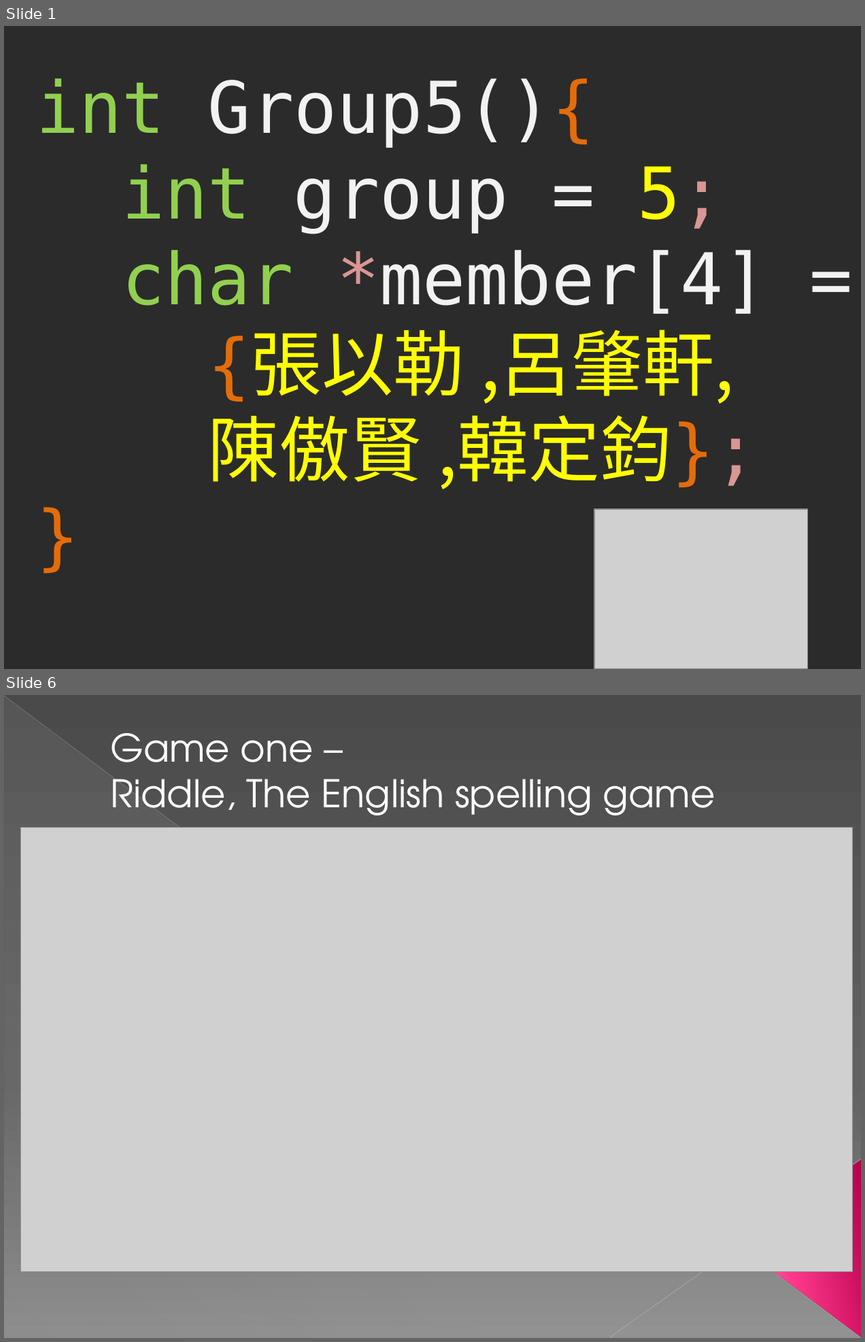
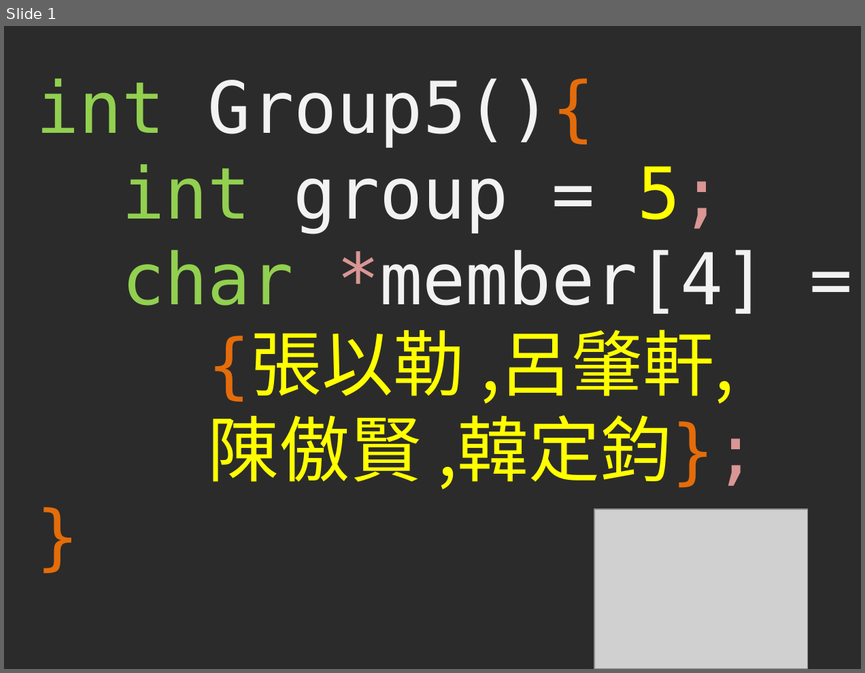
Before and after one commit to hihison/Group5_Project, a slide deck: 001.pptx. Shown one above the other, each under a label of ours: slides 1 and 6 before the commit, slide 1 after it; the slides between them are not shown. The pictures are 865x1342 and 865x673 pixels, drawn with LibreOffice and Linux fonts; fonts in the diff are those of the drawing; grey boxes stand for pictures; background and template pictures are left out; a plain dark background stands for a picture behind light text. Boxes give left, top, right and bottom in pixels: in the first picture for what was removed or moved away, otherwise in the second. Text is boxed around its words. In the diff, an @@ line names an element or a change of style, - is before the commit and + after.

```diff
--- a/001.pptx
+++ b/001.pptx
@@ slide 6 removed at bbox=[4, 695, 861, 1338], background gradient #4A4A4A to #626262 to #8C8C8C @@
@@ line removed from (4, 696) to (860, 1337) @@
@@ right triangle removed at bbox=[5, 697, 860, 1338] @@
@@ text removed at bbox=[110, 733, 715, 815] @@
-Game one –
-Riddle, The English spelling game
@@ picture removed at bbox=[21, 828, 852, 1272] @@
@@ line removed from (861, 1159) to (610, 1337) @@
@@ triangle removed at bbox=[740, 1160, 861, 1337] @@
```
Also in this commit, not shown: 4 slides changed, 6 slides added, 4 other slides removed.
